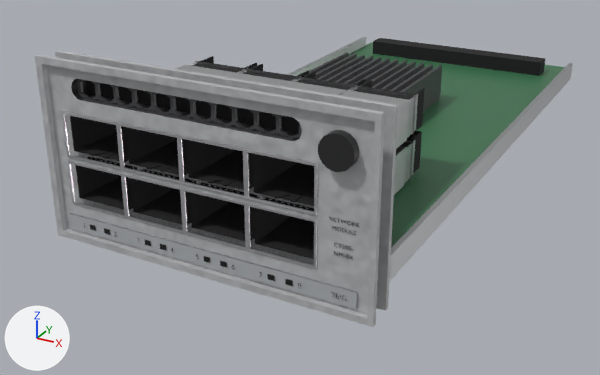
Two versions of the glTF model danbyte/assets/Cisco/C9300-NM-8X.glb, one commit apart.
The view is the same before and after, from a 50 mm lens placed at (0.0892, -0.1214, 0.0846), pointed at (-0.0114, 0.0614, -0.0068). The lights are fixed; the arrows at lower left show +X, +Y and +Z. The older version comes first. Where no turn or scale is listed for an object, it has been applied to the vertices. Vertices at exactly the same position are counted once.
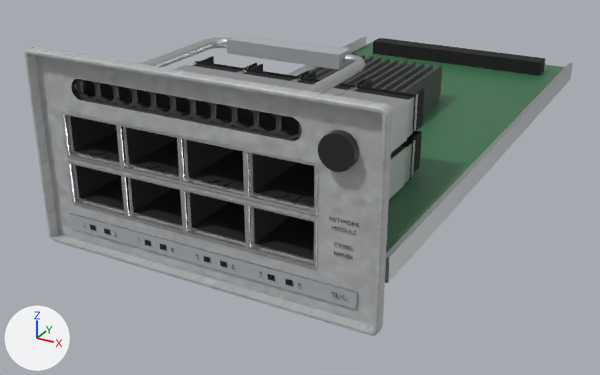
Where the newer file only moved an object's origin or applied its transform, the numbers keep the older frame.

Boxes (x1, y1, x2, y2) around the edits, measured in the pictures (600 x 375 px; the box of a moved part takes in the faces that stretch with it):
'Mesh_0', reshaped
    before: (35, 37, 573, 327)
    after: (25, 34, 573, 336)
part 1 of me_mesh_0, added
    after: (227, 34, 351, 70)
part 2 of me_mesh_0, added
    after: (25, 47, 393, 336)
part 3 of me_mesh_0, added
    after: (139, 38, 366, 94)
part 4 of me_mesh_0, moved or reshaped
    before: (35, 50, 398, 327)
    after: (31, 46, 390, 326)
part 5 of me_mesh_0, moved or reshaped
    both: (190, 56, 418, 184)
part 6 of me_mesh_0, surface changed
    before: (46, 65, 416, 264)
    after: (39, 55, 416, 315)
part 7 of me_mesh_0, recoloured
    both: (195, 61, 416, 179)

The change, as a diff of the scene's bpy script:
```diff
--- a/danbyte/assets/Cisco/C9300-NM-8X.glb.py
+++ b/danbyte/assets/Cisco/C9300-NM-8X.glb.py
@@ img_bracket_zinc_normal @@
+img_bracket_zinc_normal = load_image('Bracket_Zinc_normal', '_unpacked/Bracket_Zinc_normal', 512, 512, 'Non-Color')
@@ img_bracket_zinc_roughness @@
+img_bracket_zinc_roughness = load_image('Bracket_Zinc_roughness', '_unpacked/Bracket_Zinc_roughness', 512, 512, 'Non-Color')
@@ img_bracket_zinc_basecolor @@
+img_bracket_zinc_basecolor = load_image('Bracket_Zinc_basecolor', '_unpacked/Bracket_Zinc_basecolor', 512, 512, 'sRGB')
@@ mat_dbt_bracket_zinc @@
+mat_dbt_bracket_zinc = bpy.data.materials.new('DBT_Bracket_Zinc')
+# uses the picture img_bracket_zinc_basecolor
+# uses the picture img_bracket_zinc_normal
+# uses the picture img_bracket_zinc_roughness
@@ me_mesh_0 @@
 # used by ob_mesh_0; location = (-0.0386, 0.1647, 0.0)
-me_mesh_0.from_pydata(...)  # 6682 vertices, 7881 faces; spans x 0.0..0.077, y -0.167..0.0, z 0.0..0.041
+me_mesh_0.from_pydata(...)  # 6962 vertices, 8309 faces; spans x -0.002..0.078, y -0.167..0.0, z -0.001..0.042
+# me_mesh_0 part 1: a new loose piece, a box spanning x 0.0246..0.0526, y -0.1325..-0.1269, z 0.0369..0.0401, in mat_db_label_strip_grey (grey #adb1b5)
+# me_mesh_0 part 2: a new loose piece of 100 vertices spanning x -0.002..0.078, y -0.167..-0.165, z -0.001..0.042, in mat_dbt_chassis_metal
+# me_mesh_0 part 3: a new loose piece of 84 vertices spanning x 0.018..0.059, y -0.164..-0.128, z 0.037..0.04, in mat_dbt_bracket_zinc
+# me_mesh_0 part 4: 74 vertices moved from x 0.007..0.071, y -0.165..-0.163, z 0.004..0.037 to x 0.007..0.071, y -0.165..-0.162, z 0.004..0.037; 155 vertices removed from x 0.0..0.077, y -0.166..-0.159, z 0.0..0.041; 243 vertices added at x -0.002..0.078, y -0.166..-0.162, z -0.001..0.042
+# me_mesh_0 part 5: 40 vertices moved within x 0.005..0.064, y -0.117..-0.055, z 0.009..0.029; 20 vertices removed from x 0.005..0.064, y -0.117..-0.055, z 0.009..0.019; 36 vertices added at x 0.005..0.064, y -0.115..-0.055, z 0.009..0.029
+# me_mesh_0 part 6: 166 kept faces spanning x 0.0..0.077, y -0.167..-0.118, z 0.0..0.041 get new texture (UV) coordinates
+# me_mesh_0 part 7: 16 faces spanning x 0.005..0.065, y -0.118, z 0.009..0.029 switch from mat_db_nm_cage (light grey #ced0d1) to mat_db_jack_interior (black #161618)
+# other edits to the shape of me_mesh_0 do not show in these pictures
 me_mesh_0.materials.append(mat_dbt_chassis_metal)
@@ me_mesh_0 @@
 me_mesh_0.materials.append(mat_db_nm_rail)
+me_mesh_0.materials.append(mat_dbt_bracket_zinc)
```
